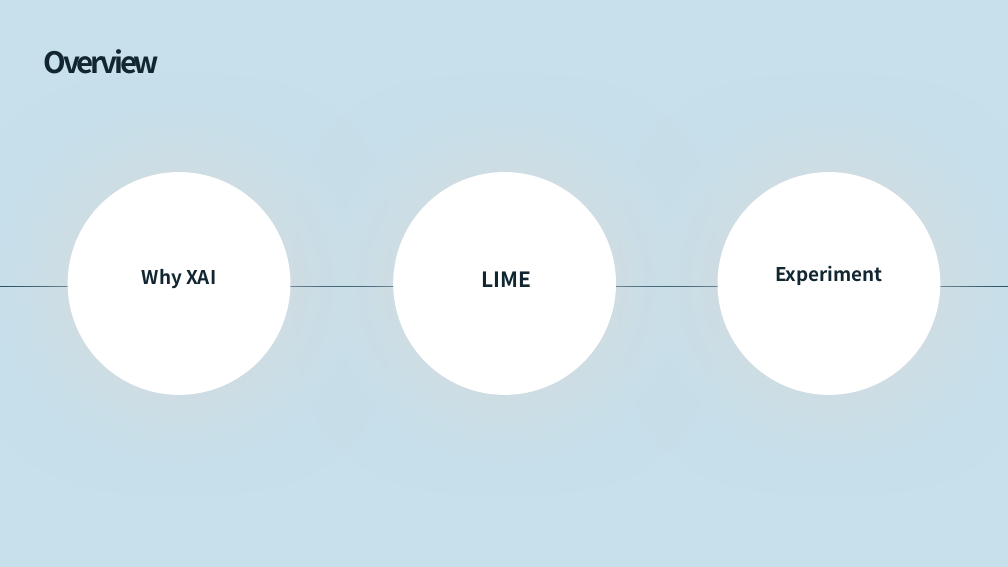
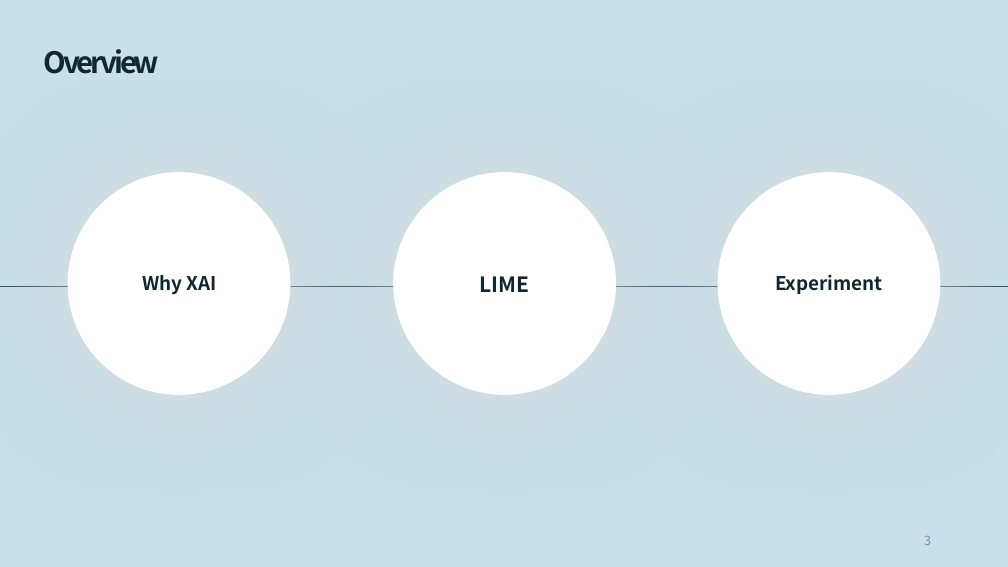
Before and after one commit to mosePark/TIL, a slide deck: slide 3 of lab-seminar/LIME/4월 9일 랩세미나 발표 자료.pptx. Drawn at 1008x567 pixels with LibreOffice and Linux fonts; fonts in the diff are those of the drawing. Boxes give left, top, right and bottom in pixels: in the first picture for what was removed or moved away, otherwise in the second. Text is boxed around its words. In the diff, an @@ line names an element or a change of style, - is before the commit and + after.

```diff
--- a/lab-seminar/LIME/4월 9일 랩세미나 발표 자료.pptx
+++ b/lab-seminar/LIME/4월 9일 랩세미나 발표 자료.pptx
@@ text "Why XAI" moved from (x1=142, y1=269, x2=216, y2=289) to (x1=142, y1=275, x2=217, y2=295) @@
@@ text "LIME" moved from (x1=481, y1=271, x2=531, y2=287) to (x1=479, y1=276, x2=529, y2=292) @@
@@ text "Experiment" moved from (x1=775, y1=265, x2=883, y2=285) to (x1=775, y1=274, x2=883, y2=294) @@
@@ page number added at (x1=924, y1=536, x2=931, y2=545), 12 pt, text #8C8C8C @@
+3
```
Also in this commit, not shown: 19 other slides changed, 4 slides added, 1 other file.
